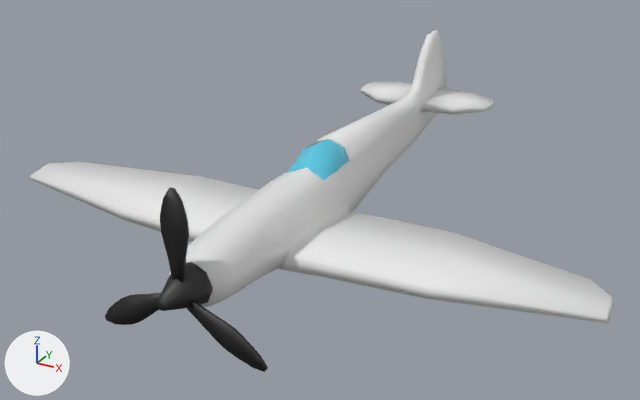
One commit to the Blender file S4UVMapping.blend: the scene before it, then after it.
Both versions are drawn from a 50 mm camera at (2.17, -4.29, 1.9) aimed at (-0.04, -0.28, -0.1). Lighting does not change. The marker at lower left points along +X, +Y and +Z.
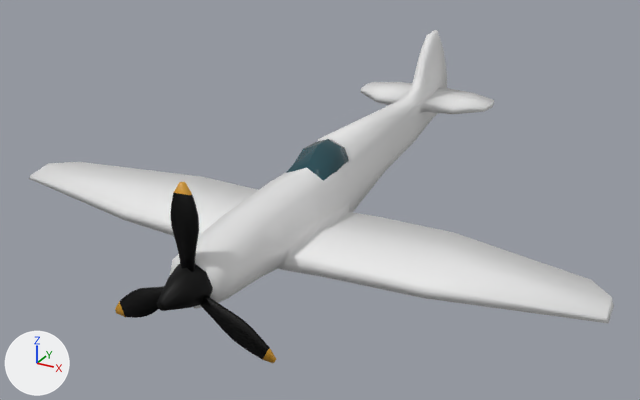
Changed parts and their boxes [x1, y1, x2, y2] in the pictures (640 x 400 px):
'Plane', deleted
    before: [160, 187, 189, 282]
'Cylinder', recoloured
    both: [157, 262, 213, 311]
'Plane propeller1', added (black)
    after: [170, 182, 199, 272]
    faces in mat_steel (black #292929): [170, 193, 199, 272]
    faces in mat_yellow (orange #d99d2a): [174, 182, 192, 195]
'Plane.001', deleted
    before: [187, 301, 268, 372]
'Plane propeller2', added (black)
    after: [200, 296, 276, 363]
    faces in mat_steel (black #292929): [200, 296, 270, 360]
'Cube.002', recoloured
    both: [286, 139, 349, 181]
'Plane.002', deleted
    before: [105, 292, 162, 325]
'Plane propeller3', added (black)
    after: [115, 286, 164, 318]
    faces in mat_steel (black #292929): [120, 286, 164, 318]

The change, as a list of edits to the scene's bpy script:
```text
Change mat_steel:
    mat_steel.base_color: (0.0741, 0.0741, 0.0741) -> (0.0222, 0.0222, 0.0222)  # dark grey #4d4d4d -> black #292929
Change mat_cockpit:
    mat_cockpit.base_color: (0.102, 0.611, 0.8) -> (0.0149, 0.0694, 0.0886)  # cyan #5acde7 -> dark cyan #214a54
Add me_plane_1:
    me_plane_1.from_pydata([(-0.026, 0.0, -0.063), (0.02, 0.0, -0.063), (-0.045, 0.0, 0.063), (0.04, 0.0, 0.063), (-0.065, -0.009, 0.24), (0.06, 0.009, 0.24), (-0.055, -0.009, 0.288), (0.05, 0.009, 0.288), (-0.042, -0.006, 0.339), (0.037, 0.006, 0.339), (-0.012, -0.002, 0.389), (0.007, 0.002, 0.389), (-0.058, -0.001, 0.125), (0.053, 0.001, 0.125), (0.062, 0.005, 0.182), (-0.067, -0.005, 0.182)], [], [(0, 1, 3, 2), (15, 14, 5, 4), (4, 5, 7, 6), (6, 7, 9, 8), (8, 9, 11, 10), (2, 3, 13, 12), (12, 13, 14, 15)])
    me_plane_1.polygons.foreach_set('use_smooth', [True] * 7)
    for i in [4]: me_plane_1.polygons[i].material_index = 1
    me_plane_1.materials.append(mat_steel)  # black #292929
    me_plane_1.materials.append(mat_yellow)  # orange #d99d2a
Remove ob_plane:
    ob_plane = bpy.data.objects.new('Plane', me_plane)
Remove ob_plane_001:
    ob_plane_001 = bpy.data.objects.new('Plane.001', me_plane)
Remove ob_plane_002:
    ob_plane_002 = bpy.data.objects.new('Plane.002', me_plane)
Add ob_plane_propeller3:
    ob_plane_propeller3 = bpy.data.objects.new('Plane propeller3', me_plane_1)  # modifiers SOLIDIFY
    ob_plane_propeller3.parent = ob_propeleer_controller
    ob_plane_propeller3.location = (-0.102, -1.554, -0.0777)
    ob_plane_propeller3.rotation_euler = (0.0, -2.085, 0.0)  # degrees (0, -119, 0)
Add ob_propeleer_controller:
    ob_propeleer_controller = bpy.data.objects.new('Propeleer Controller', None)
    ob_propeleer_controller.parent = ob_plane_controller
    ob_propeleer_controller.location = (0.0, -1.597, -0.0176)
Add ob_plane_controller:
    ob_plane_controller = bpy.data.objects.new('Plane Controller', None)
    ob_plane_controller.location = (0.0, 0.0, 0.0)
Add ob_plane_propeller2:
    ob_plane_propeller2 = bpy.data.objects.new('Plane propeller2', me_plane_1)  # modifiers SOLIDIFY
    ob_plane_propeller2.parent = ob_propeleer_controller
    ob_plane_propeller2.location = (0.098, -1.554, -0.0848)
    ob_plane_propeller2.rotation_euler = (0.0, 2.073, 0.0)  # degrees (0, 119, 0)
Add ob_plane_propeller1:
    ob_plane_propeller1 = bpy.data.objects.new('Plane propeller1', me_plane_1)  # modifiers SOLIDIFY
    ob_plane_propeller1.parent = ob_propeleer_controller
    ob_plane_propeller1.location = (0.00479, -1.554, 0.0889)
```
